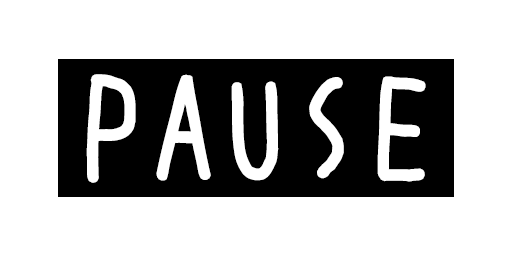
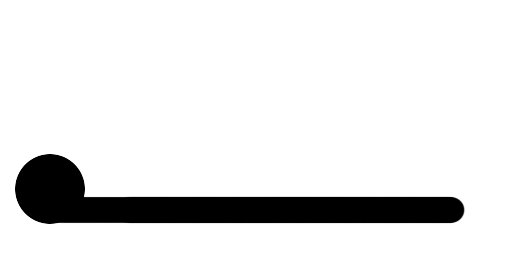
Revision of a layered 512 × 256 image; what changed, layer by layer:
added layer "楕円形 1" above "レイヤー 2" over [15, 154, 85, 224]
added layer "レイヤー 2" above "レイヤー 1" over [46, 196, 465, 224]
added layer "TITLE" above "PAUSE" over [82, 75, 426, 181]
hid "PAUSE" over [86, 74, 426, 183]
hid "長方形 1" over [58, 59, 454, 197]